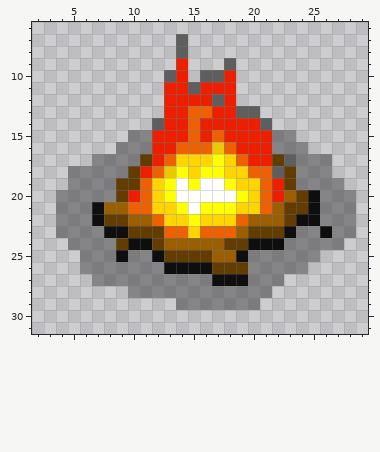
File history of a pixel-art sprite, Project.gmx/sprites/images/spr_campfire_1.png. The picture above was drawn from the file before the commit.
The file is 32x32 pixels. Shown: x 2..29, y 6..31.
After:
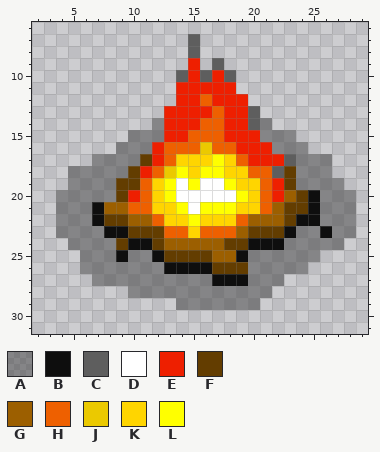
Palette (. is transparent): A #00000059  B #0e0e0e  C #5e5e5e  D #ffffff  E #ee1f00  F #633d00  G #9c5f00  H #ee6000  J #ebc900  K #ffd500  L #ffff00
The exact change:
{"y":7,"x":14,"old":"C.","new":".C"}
{"y":8,"x":14,"old":"C.","new":".C"}
{"y":9,"x":14,"old":"E.","new":".E"}
{"y":9,"x":17,"old":".C","new":"C."}
{"y":10,"x":13,"old":"CE.","new":".CE"}
{"y":10,"x":17,"old":"CE","new":"EC"}
{"y":11,"x":13,"old":"E","new":"."}
{"y":11,"x":15,"old":"C","new":"E"}
{"y":12,"x":13,"old":"E","new":"."}
{"y":12,"x":16,"old":"EC","new":"HE"}
{"y":12,"x":19,"old":".","new":"E"}
{"y":13,"x":15,"old":"HHE","new":"EEH"}
{"y":13,"x":19,"old":"C","new":"E"}
{"y":14,"x":12,"old":"C","new":"A"}
{"y":14,"x":15,"old":"HEE","new":"EHH"}
{"y":14,"x":20,"old":"EC","new":"CA"}
{"y":15,"x":12,"old":"E","new":"A"}
{"y":15,"x":16,"old":"E","new":"H"}
{"y":15,"x":21,"old":"E","new":"A"}
{"y":16,"x":13,"old":"E","new":"H"}
{"y":16,"x":16,"old":"HJ","new":"JH"}
{"y":17,"x":22,"old":"F","new":"E"}
{"label":"changed","picture_box":[152,34,284,166]}
